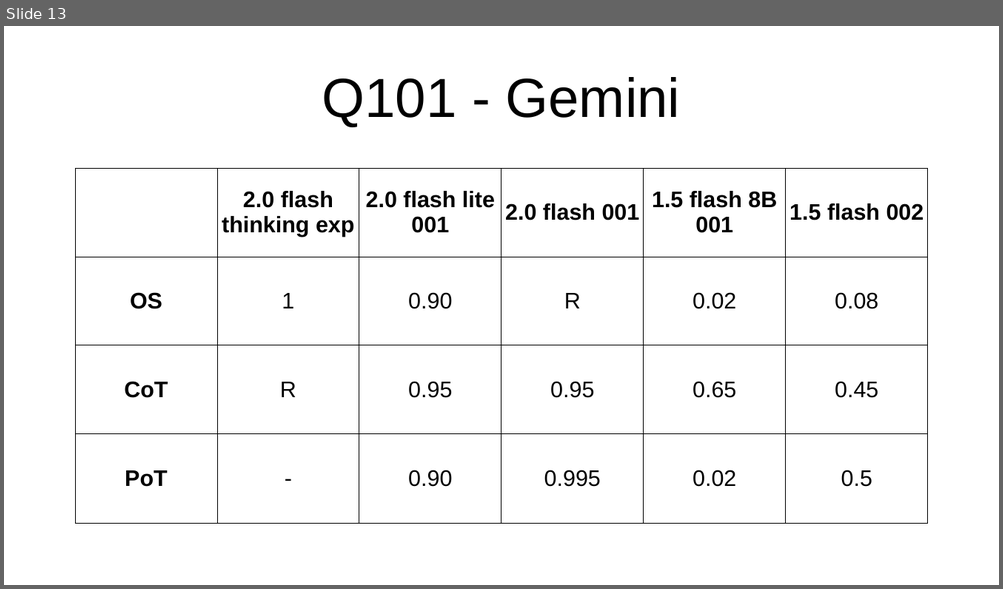
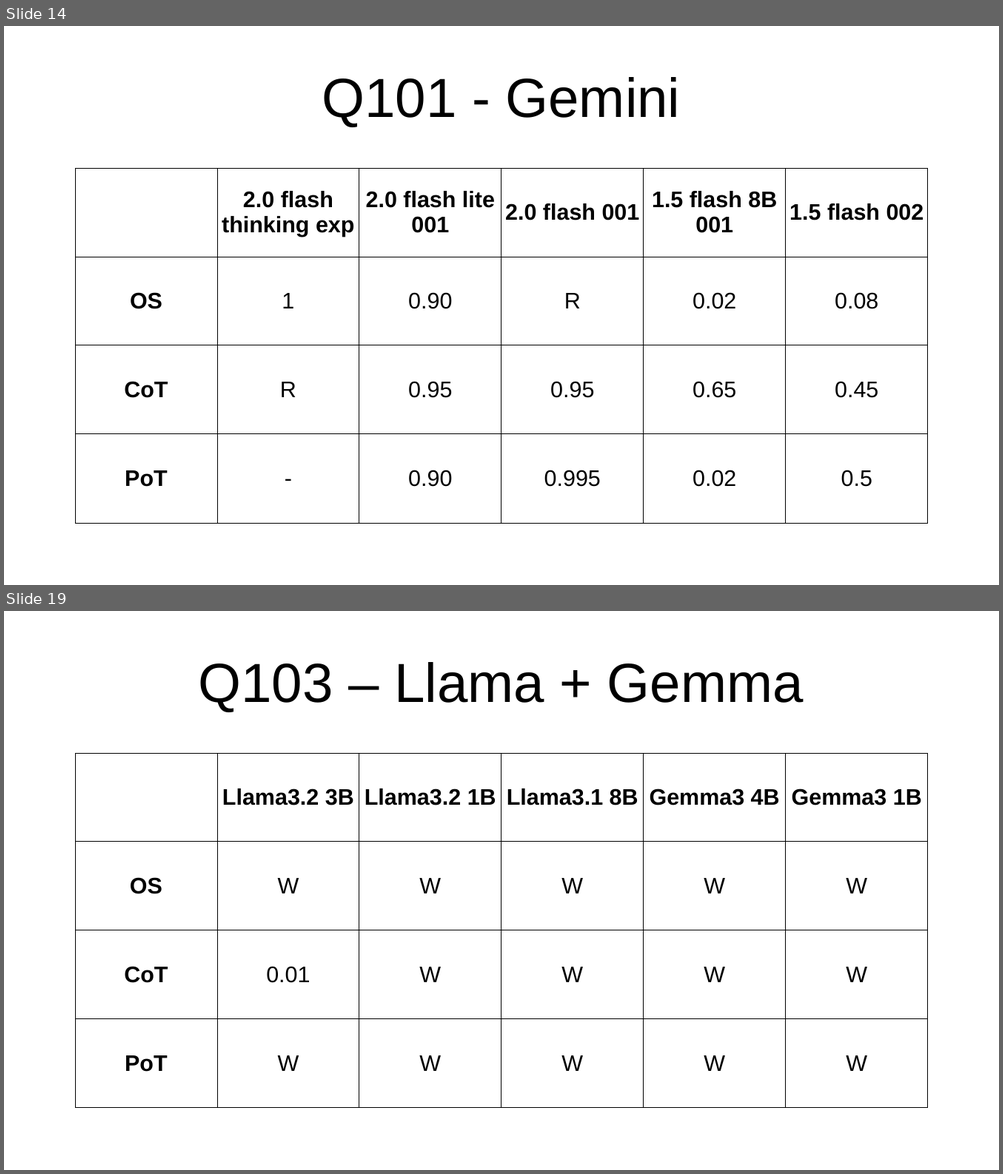
Before and after one commit to PieBerto/Stress-testing-chatbots, a slide deck: Slideshow/Results_presentation.odp. Shown one above the other, each under a label of ours: slide 13 before the commit, slides 14 and 19 after it; the slides between them are not shown. The pictures are 1003x589 and 1003x1174 pixels, drawn with LibreOffice and Linux fonts; fonts in the diff are those of the drawing. Boxes give left, top, right and bottom in pixels: in the first picture for what was removed or moved away, otherwise in the second. Text is boxed around its words. In the diff, an @@ line names an element or a change of style, - is before the commit and + after.

```diff
--- a/Slideshow/Results_presentation.odp
+++ b/Slideshow/Results_presentation.odp
@@ slide 19 added at bbox=[4, 611, 999, 1170], background #FFFFFF @@
@@ title added at bbox=[199, 662, 803, 712], 44 pt, text #000000 @@
+Q103 – Llama + Gemma
@@ table added at bbox=[75, 752, 926, 1108], 4 rows, 6 columns @@
+ | Llama3.2 3B | Llama3.2 1B | Llama3.1 8B | Gemma3 4B | Gemma3 1B
+OS | W | W | W | W | W
+CoT | 0.01 | W | W | W | W
+PoT | W | W | W | W | W
@@ what was slide 13 is now slide 14 @@
```
Also in this commit, not shown: 47 other slides added.
